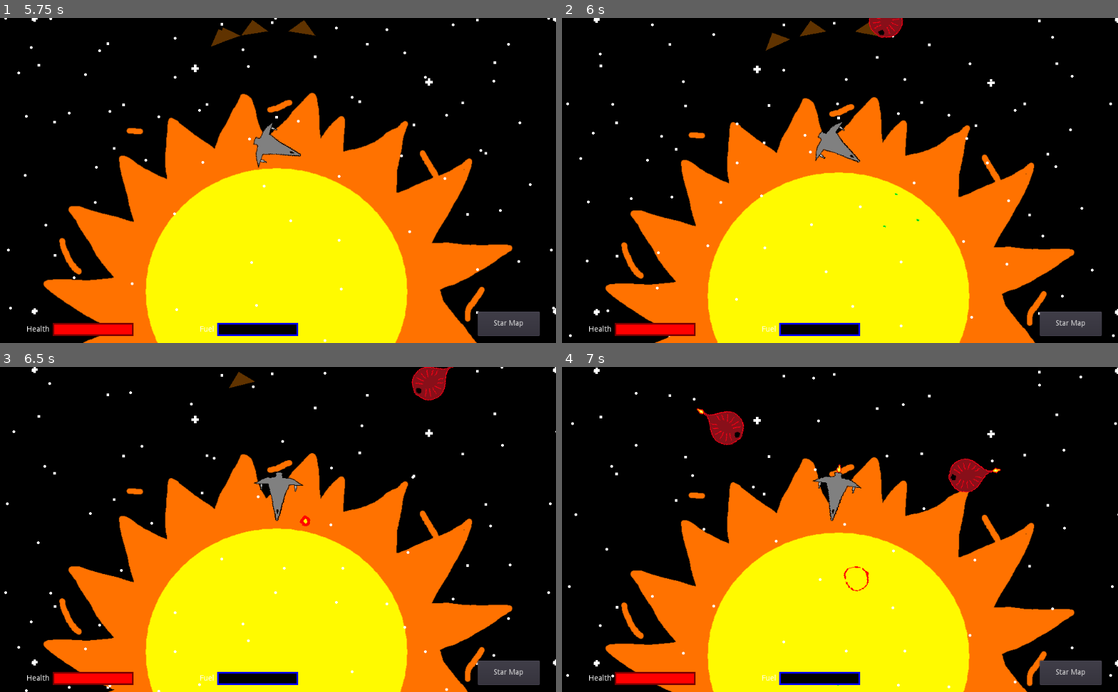
Above: before the commit, frames 1-4 (two rows, left to right).
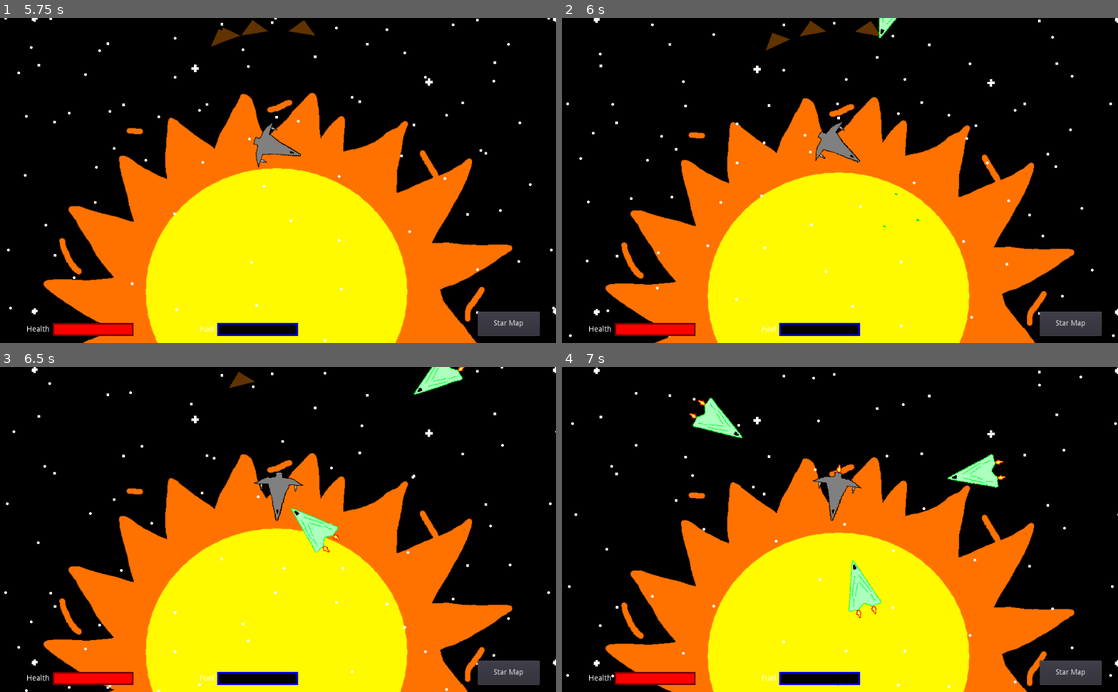
Above: after the commit, the same moments.

Repository: jlpatter/GodotSpaceShooter
Game: Godot game, scene res://src/Misc/GippiesSplash.tscn
Same seed, same stepped clock (60 frames per second), same inputs: the game is played once before the commit and once after it.
Inputs:
- Up to frame 1 (5.75 s): tap Enter at 0.5, 2 s; hold D (move_right) 0.53-1.28 s; tap Space (shoot) at 0.6, 1.25, 1.35, 2.1, 2.75, 2.85, 3.6, 4.35, 5.1 s; hold A (move_left) 1.28-2.03 s; hold D (move_right) 2.03-2.78 s; hold W (move_up) 2.78-3.53 s; hold A (move_left) from 3.53 s (still down)
- Up to frame 2 (6 s): release A (move_left) at 5.78 s; hold D (move_right) from 5.78 s (still down); tap Space (shoot) at 5.85 s
- Up to frame 3 (6.5 s): keep holding D (move_right)
- Up to frame 4 (7 s): release D (move_right) at 6.53 s; hold W (move_up) from 6.53 s (still down); tap Space (shoot) at 6.6 s

Frame 1 is identical in both runs. In frame 2, 0.3% of the frame differs, in the area x 55-62%, y 0-7%; in frame 3, 1.2%; in frame 4, 2.2%, in the area x 22-80%, y 9-78%.

Commit message:
Added green enemies

Diff:
--- /dev/null
+++ b/src/Actors/Enemies/GreenEnemy.tscn
@@ -0,0 +1,48 @@
+[gd_scene load_steps=6 format=2]
+
+[ext_resource path="res://Assets/EnemyShips/GreenEnemy.png" type="Texture" id=1]
+[ext_resource path="res://src/Misc/GenericExplosion.tscn" type="PackedScene" id=2]
+[ext_resource path="res://src/Actors/Enemy1.gd" type="Script" id=3]
+[ext_resource path="res://Assets/Fire.png" type="Texture" id=4]
+[ext_resource path="res://Assets/rocket.wav" type="AudioStream" id=5]
+
+[node name="GreenEnemy" type="Node2D"]
+script = ExtResource( 3 )
+
+[node name="GFX" type="Sprite" parent="."]
+position = Vector2( 0.396851, 9.12756 )
+texture = ExtResource( 1 )
+
+[node name="Fire" type="Node2D" parent="."]
+visible = false
+position = Vector2( -13.9005, 62.681 )
+
+[node name="Fire1" type="Sprite" parent="Fire"]
+texture = ExtResource( 4 )
+
+[node name="Fire2" type="Sprite" parent="Fire"]
+position = Vector2( 28.8659, 0.166855 )
+texture = ExtResource( 4 )
+
+[node name="JetSound" type="AudioStreamPlayer2D" parent="."]
+stream = ExtResource( 5 )
+
+[node name="BulletSpawnLocation" type="Node2D" parent="."]
+position = Vector2( 0, -34.526 )
+
+[node name="Area2D" type="Area2D" parent="."]
+
+[node name="CollisionPolygon2D" type="CollisionPolygon2D" parent="Area2D"]
+polygon = PoolVector2Array( 0.587364, -35.1982, -30.9622, 53.101, -11.1197, 54.6884, -0.206337, 46.553, 11.5007, 54.6884, 30.9464, 52.5057 )
+
+[node name="BulletTimer" type="Timer" parent="."]
+wait_time = 2.0
+
+[node name="GenericExplosion" parent="." instance=ExtResource( 2 )]
+visible = false
+position = Vector2( -0.385208, 0.944603 )
+
+[connection signal="area_entered" from="Area2D" to="." method="_on_Area2D_area_entered"]
+[connection signal="body_entered" from="Area2D" to="." method="_on_Area2D_body_entered"]
+[connection signal="timeout" from="BulletTimer" to="." method="_on_BulletTimer_timeout"]
+[connection signal="animation_finished" from="GenericExplosion" to="." method="_on_GenericExplosion_animation_finished"]
--- a/src/Levels/Level1.gd
+++ b/src/Levels/Level1.gd
@@ -2,7 +2,8 @@
 
 onready var asteroid_prefab = preload("res://src/Actors/Asteroid.tscn")
 onready var arrow_prefab = preload("res://src/Misc/Arrow.tscn")
-onready var enemy_prefab = preload("res://src/Actors/Enemies/RedEnemy.tscn")
+onready var red_enemy_prefab = preload("res://src/Actors/Enemies/RedEnemy.tscn")
+onready var green_enemy_prefab = preload("res://src/Actors/Enemies/GreenEnemy.tscn")
 onready var moon_prefab = preload("res://Assets/LargeMoon.png")
 onready var ice_prefab = preload("res://Assets/LargeIce.png")
 onready var green_gem_prefab = preload("res://src/Actors/GreenGem.tscn")
@@ -31,13 +32,17 @@
 		asteroid_arrow.set_target(asteroid)
 		asteroid.position = Vector2(GlobalVariables.rng.randf() * 1000 - 100, GlobalVariables.rng.randf() * 1000 - 100)
 
+	if MapVariables.current_color == "":
+		MapVariables.current_color = "Green"
+
 	for i in enemy_num:
-		var enemy = enemy_prefab.instance()
+		var enemy = null
+		if MapVariables.current_color == "Green":
+			enemy = green_enemy_prefab.instance()
+		elif MapVariables.current_color == "Red":
+			enemy = red_enemy_prefab.instance()
 		add_child(enemy)
 		enemy.position = Vector2(GlobalVariables.rng.randf() * 1000 - 100, GlobalVariables.rng.randf() * 1000 - 100)
-
-	if MapVariables.current_color == "":
-		MapVariables.current_color = "Green"
 
 	if GlobalVariables.rng.randi() % 10 == 0:
 		if MapVariables.current_color == "Green":
Binary file added: Assets/EnemyShips/GreenEnemy.png
Not shown, added: Assets/EnemyShips/GreenEnemy.png.import
Not shown, added: Assets/EnemyShips/GreenEnemy.kra
